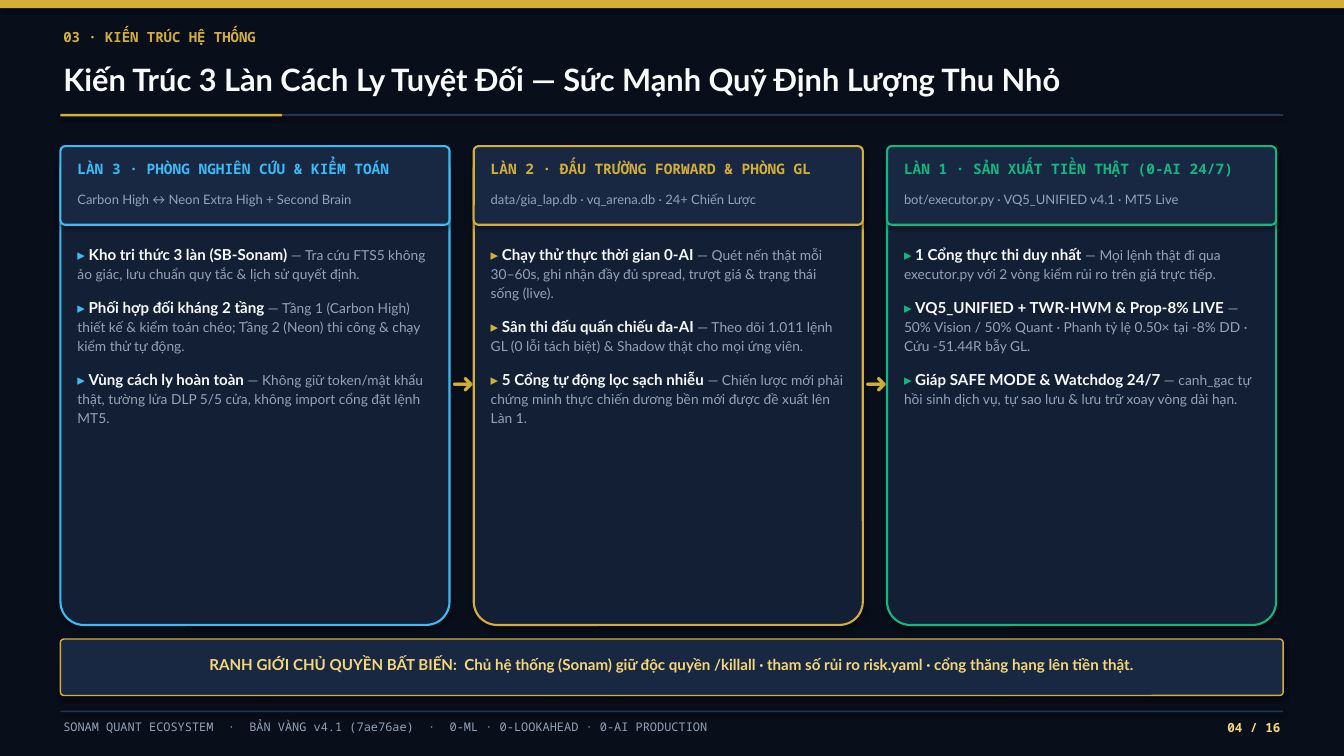
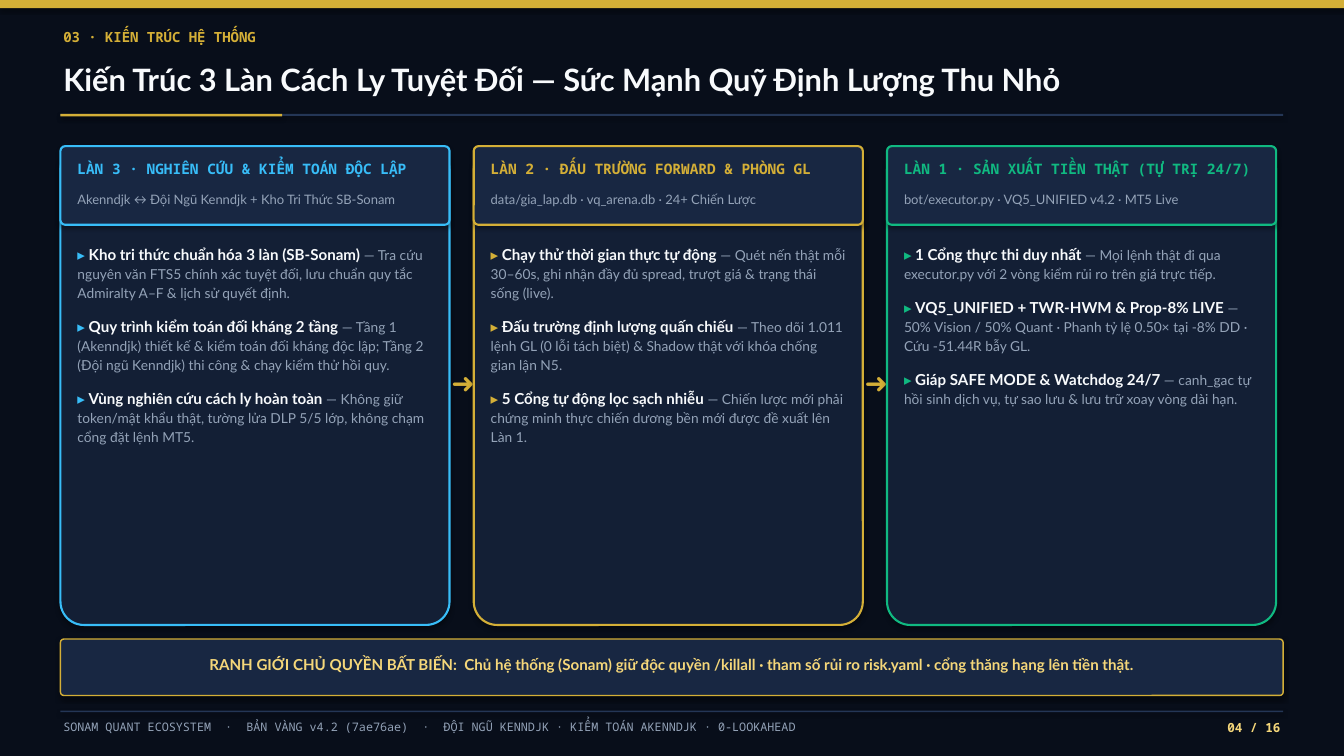
Before and after one commit to kenndjk0412-maker/sonam-quant, a slide deck: slide 4 of Sonam-Quant-Golden-Deck.pptx. Drawn at 1344x756 pixels with LibreOffice and Linux fonts; fonts in the diff are those of the drawing. Boxes give left, top, right and bottom in pixels: in the first picture for what was removed or moved away, otherwise in the second. Text is boxed around its words. In the diff, an @@ line names an element or a change of style, - is before the commit and + after.

Commit message:
Golden Edition v4.2 (7ae76ae) — Pure Quant Institutional Edition (Kenndjk & Akenndjk, 0 AI jargon)

```diff
--- a/Sonam-Quant-Golden-Deck.pptx
+++ b/Sonam-Quant-Golden-Deck.pptx
@@ text at bbox=[77, 161, 406, 177]: text changed @@
-LÀN 3 · PHÒNG NGHIÊN CỨU & KIỂM TOÁN
+LÀN 3 · NGHIÊN CỨU & KIỂM TOÁN ĐỘC LẬP
@@ text at bbox=[904, 161, 1250, 177]: text changed @@
-LÀN 1 · SẢN XUẤT TIỀN THẬT (0-AI 24/7)
+LÀN 1 · SẢN XUẤT TIỀN THẬT (TỰ TRỊ 24/7)
@@ text at bbox=[77, 194, 395, 207]: text changed @@
-Carbon High ↔ Neon Extra High + Second Brain
+Akenndjk ↔ Đội Ngũ Kenndjk + Kho Tri Thức SB-Sonam
@@ text at bbox=[904, 194, 1178, 206]: text changed @@
-bot/executor.py · VQ5_UNIFIED v4.1 · MT5 Live
+bot/executor.py · VQ5_UNIFIED v4.2 · MT5 Live
@@ text at bbox=[77, 247, 424, 445]: text changed @@
-▸ Kho tri thức 3 làn (SB-Sonam) — Tra cứu FTS5 không ảo giác, lưu chuẩn quy tắc & lịch sử quyết định.
-▸ Phối hợp đối kháng 2 tầng — Tầng 1 (Carbon High) thiết kế & kiểm toán chéo; Tầng 2 (Neon) thi công & chạy kiểm thử tự động.
-▸ Vùng cách ly hoàn toàn — Không giữ token/mật khẩu thật, tường lửa DLP 5/5 cửa, không import cổng đặt lệnh MT5.
+▸ Kho tri thức chuẩn hóa 3 làn (SB-Sonam) — Tra cứu nguyên văn FTS5 chính xác tuyệt đối, lưu chuẩn quy tắc Admiralty A–F & lịch sử quyết định.
+▸ Quy trình kiểm toán đối kháng 2 tầng — Tầng 1 (Akenndjk) thiết kế & kiểm toán đối kháng độc lập; Tầng 2 (Đội ngũ Kenndjk) thi công & chạy kiểm thử hồi quy.
+▸ Vùng nghiên cứu cách ly hoàn toàn — Không giữ token/mật khẩu thật, tường lửa DLP 5/5 lớp, không chạm cổng đặt lệnh MT5.
@@ text at bbox=[491, 248, 845, 373]: text changed @@
-▸ Chạy thử thực thời gian 0-AI — Quét nến thật mỗi 30–60s, ghi nhận đầy đủ spread, trượt giá & trạng thái sống (live).
-▸ Sân thi đấu quấn chiếu đa-AI — Theo dõi 1.011 lệnh GL (0 lỗi tách biệt) & Shadow thật cho mọi ứng viên.
+▸ Chạy thử thời gian thực tự động — Quét nến thật mỗi 30–60s, ghi nhận đầy đủ spread, trượt giá & trạng thái sống (live).
+▸ Đấu trường định lượng quấn chiếu — Theo dõi 1.011 lệnh GL (0 lỗi tách biệt) & Shadow thật với khóa chống gian lận N5.
@@ text at bbox=[63, 720, 795, 733]: text changed; size 8.5 to 8.4 pt @@
-SONAM QUANT ECOSYSTEM · BẢN VÀNG v4.1 (7ae76ae) · 0-ML · 0-LOOKAHEAD · 0-AI PRODUCTION
+SONAM QUANT ECOSYSTEM · BẢN VÀNG v4.2 (7ae76ae) · ĐỘI NGŨ KENNDJK · KIỂM TOÁN AKENNDJK · 0-LOOKAHEAD
```
Also in this commit, not shown: 15 other slides changed, 4 other files.
